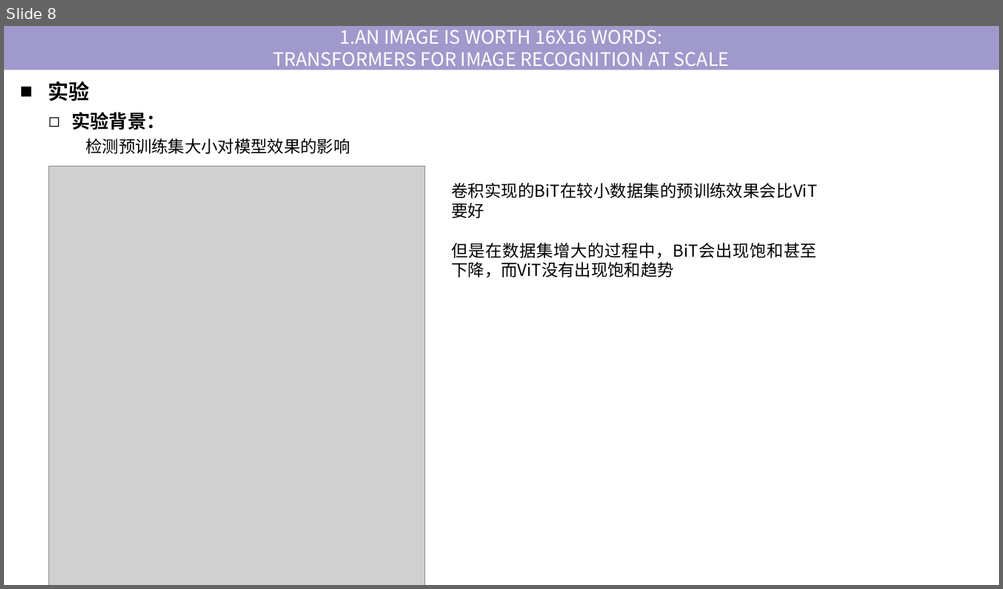
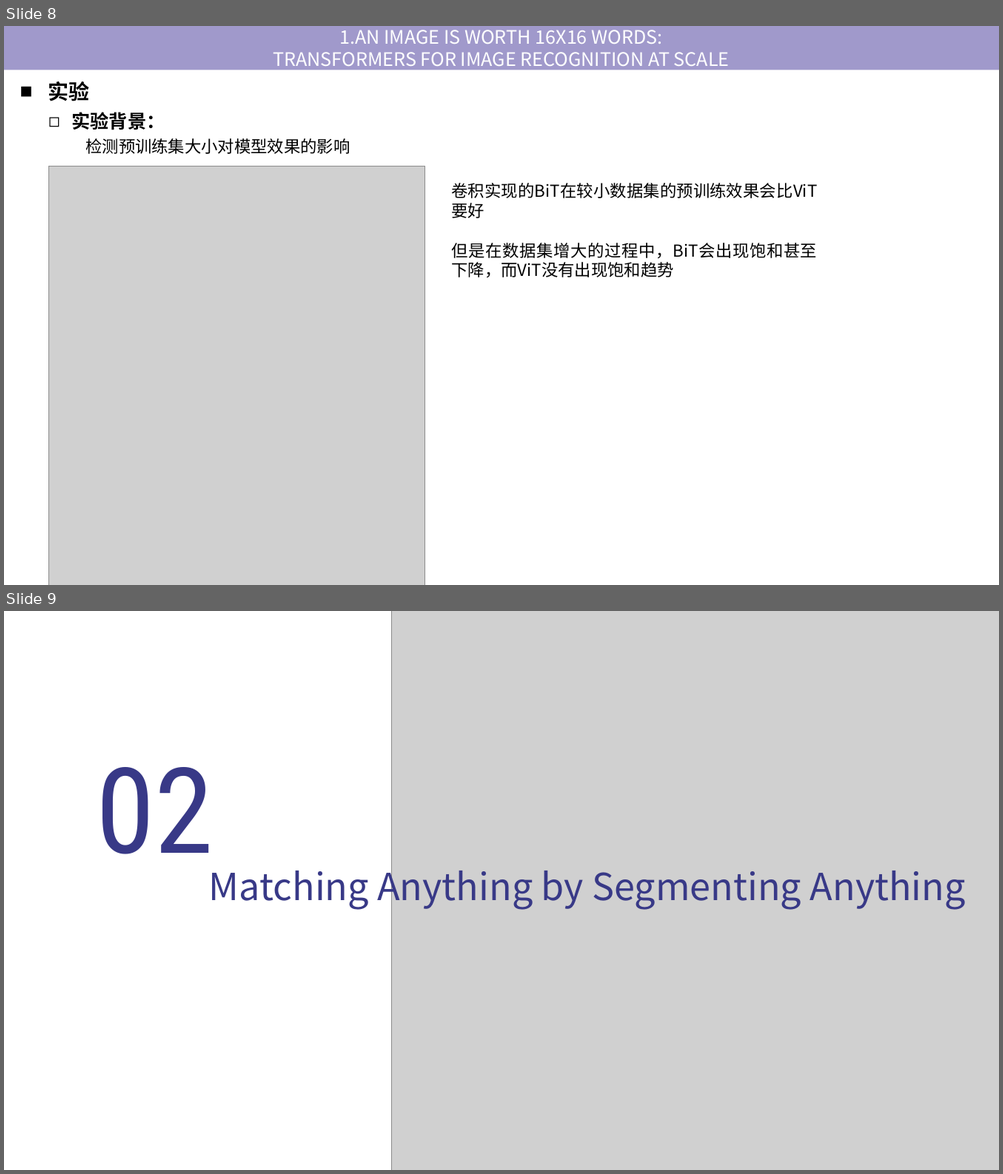
Before and after one commit to tj-messi/cv-computer-visual-tj, a slide deck: 0.组会记录/2024-10-17/report-2024-10-10.pptx. Shown one above the other, each under a label of ours: slide 8 before the commit, slides 8 and 9 after it. The pictures are 1003x589 and 1003x1174 pixels, drawn with LibreOffice and Linux fonts; fonts in the diff are those of the drawing; grey boxes stand for pictures. Boxes give left, top, right and bottom in pixels: in the first picture for what was removed or moved away, otherwise in the second. Text is boxed around its words. In the diff, an @@ line names an element or a change of style, - is before the commit and + after.

```diff
--- a/0.组会记录/2024-10-17/report-2024-10-10.pptx
+++ b/0.组会记录/2024-10-17/report-2024-10-10.pptx
@@ slide 9 added at (x1=4, y1=611, x2=999, y2=1170), background #FFFFFF @@
@@ picture added at (x1=391, y1=611, x2=999, y2=1170) @@
@@ text added at (x1=96, y1=767, x2=213, y2=880), 115 pt, text none @@
+02
@@ text added at (x1=209, y1=863, x2=965, y2=910), 36 pt, text #383987 @@
+Matching Anything by Segmenting Anything
```
Also in this commit, not shown: 1 slide changed, 1 other slide added, 2 other files.
